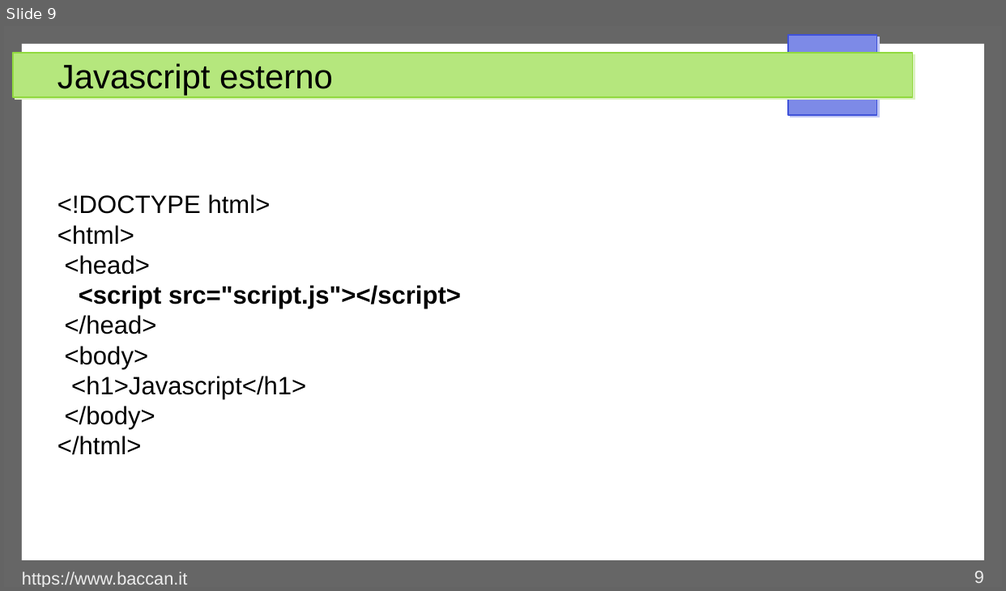
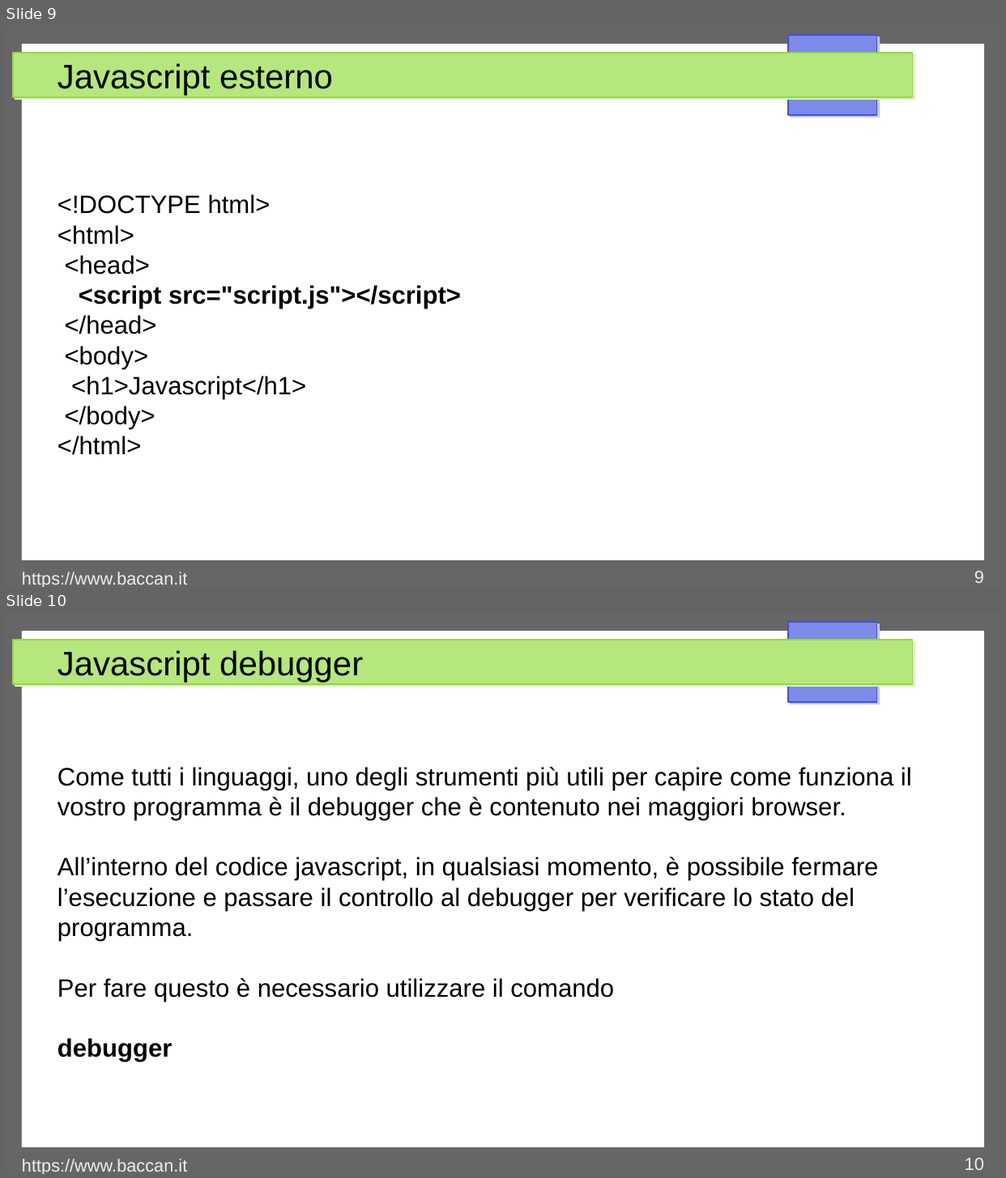
Before and after one commit to matteobaccan/CorsoJavascript, a slide deck: Chapter_Javascript.odp. Shown one above the other, each under a label of ours: slide 9 before the commit, slides 9 and 10 after it. The pictures are 1006x591 and 1006x1178 pixels, drawn with LibreOffice and Linux fonts; fonts in the diff are those of the drawing. Boxes give left, top, right and bottom in pixels: in the first picture for what was removed or moved away, otherwise in the second. Text is boxed around its words. In the diff, an @@ line names an element or a change of style, - is before the commit and + after.

```diff
--- a/Chapter_Javascript.odp
+++ b/Chapter_Javascript.odp
@@ slide 10 added at (4, 613, 1002, 1174), background #FFFFFF; not listed: 4 template elements that a slide beside it also shows @@
@@ title added at (57, 650, 363, 682), 27 pt, text #000000 @@
+Javascript debugger
@@ text added at (57, 767, 912, 1062), 20 pt, text #000000 @@
+Come tutti i linguaggi, uno degli strumenti più utili per capire come funziona il vostro programma è il debugger che è contenuto nei maggiori browser.
+All’interno del codice javascript, in qualsiasi momento, è possibile fermare l’esecuzione e passare il controllo al debugger per verificare lo stato del programma.
+Per fare questo è necessario utilizzare il comando
+debugger
@@ text added at (22, 1159, 187, 1174), 14 pt, text #EEEEEE @@
+https://www.baccan.it
@@ page number added at (965, 1158, 984, 1170), 14 pt, text #EEEEEE @@
+10
```
Also in this commit, not shown: 2 slides changed, 9 other slides added, 4 other files.
